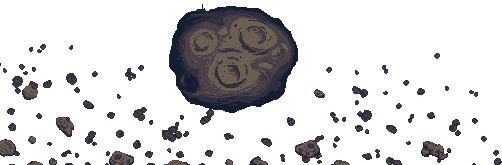
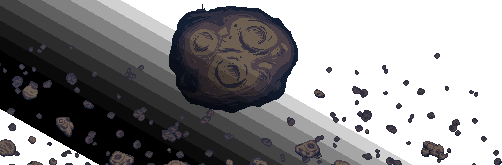
The second 502x165 image is a revision of the first. Changes to its layers:
added group "Layer Group" with 4 layers above "Pasted Layer" over (0, 0, 412, 165)
added layer "tail #3" (multiply, 73%) in group "Layer Group" over (0, 0, 412, 165)
added layer "tail #2" (multiply) in group "Layer Group" over (0, 0, 412, 165)
moved "tail" into group "Layer Group" over (170, 28, 297, 108)
moved "tail #1" into group "Layer Group" over (169, 28, 298, 113)
